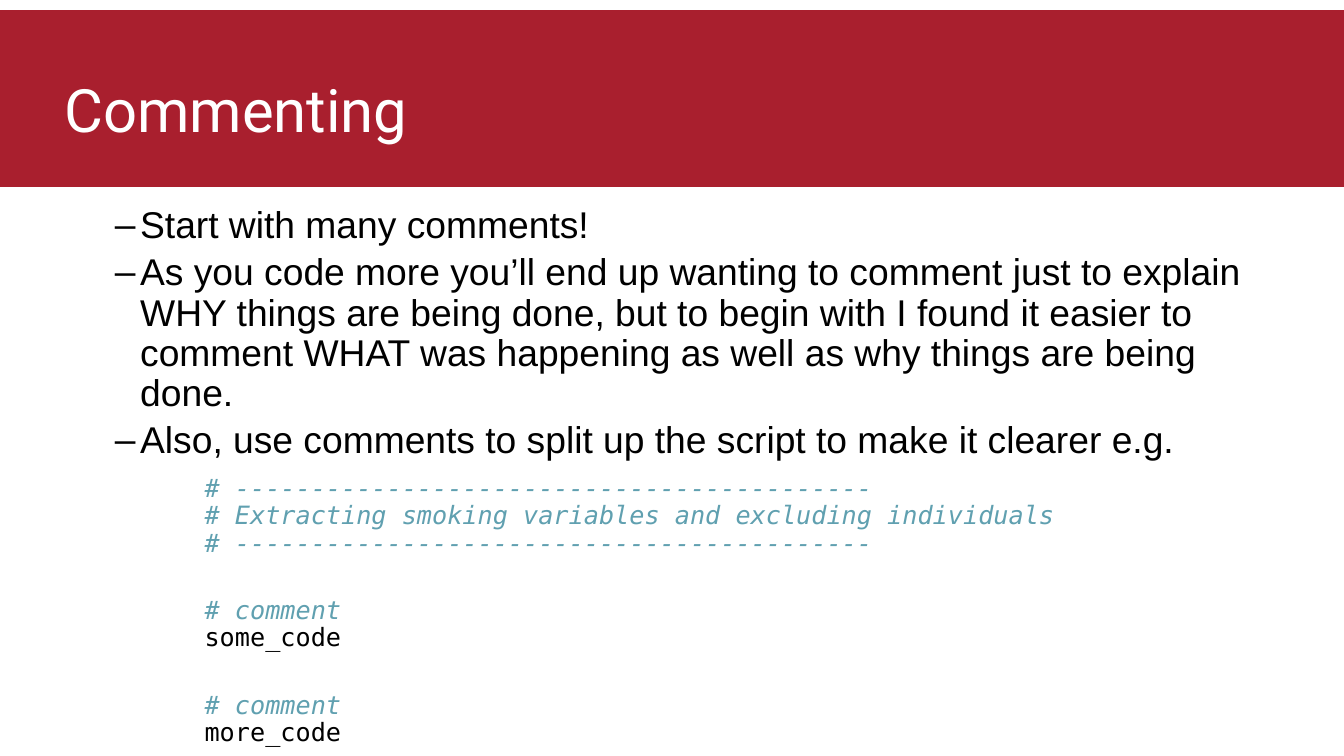
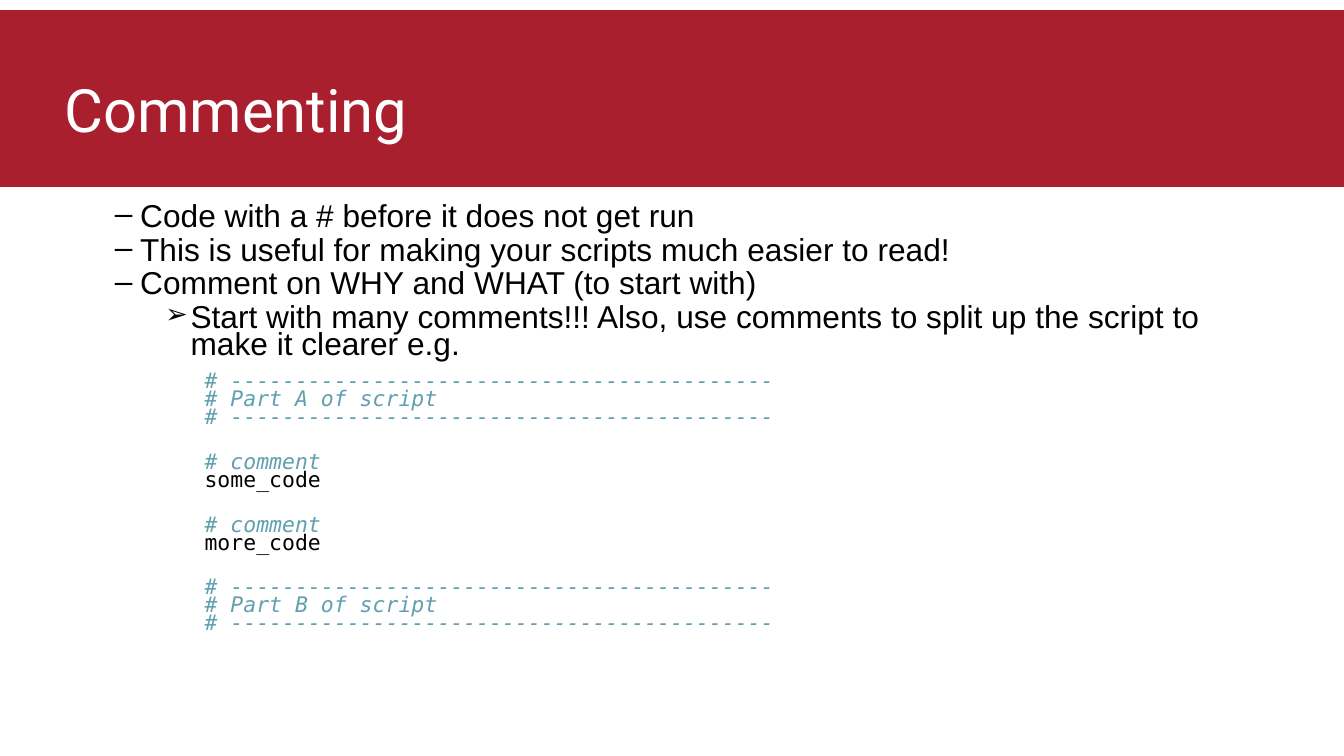
Before and after one commit to thomasbattram/how_to_write_a_script, a slide deck: slide 3 of slides/how_to_write_a_script.pptx (slide 7 before the commit). Drawn at 1344x756 pixels with LibreOffice and Linux fonts; fonts in the diff are those of the drawing; background and template pictures are left out. Boxes give left, top, right and bottom in pixels: in the first picture for what was removed or moved away, otherwise in the second. Text is boxed around its words. In the diff, an @@ line names an element or a change of style, - is before the commit and + after.

Commit message:
Updated presentation to teach commenting beforehand

```diff
--- a/slides/how_to_write_a_script.pptx
+++ b/slides/how_to_write_a_script.pptx
@@ text at bbox=[140, 204, 1199, 617]: text changed; size 18 to 15.3 pt @@
-  – Start with many comments!
-  – As you code more you’ll end up wanting to comment just to explain WHY things are being done, but to begin with I found it easier to comment WHAT was happening as well as why things are being done.
-  – Also, use comments to split up the script to make it clearer e.g.
-# ------------------------------------------
-# Extracting smoking variables and excluding individuals
-# ------------------------------------------
-# comment
-some_code
-# comment
-more_code
-# ------------------------------------------
-# Generating pack years
-# ------------------------------------------
+  – Code with a # before it does not get run
+  – This is useful for making your scripts much easier to read!
+  – Comment on WHY and WHAT (to start with)
+    ➢ Start with many comments!!! Also, use comments to split up the script to make it clearer e.g.
+# ------------------------------------------
+# Part A of script
+# ------------------------------------------
+# comment
+some_code
+# comment
+more_code
+# ------------------------------------------
+# Part B of script
+# ------------------------------------------
```
Also in this commit, not shown: 5 other slides changed, 4 slides added, 1 other file.
